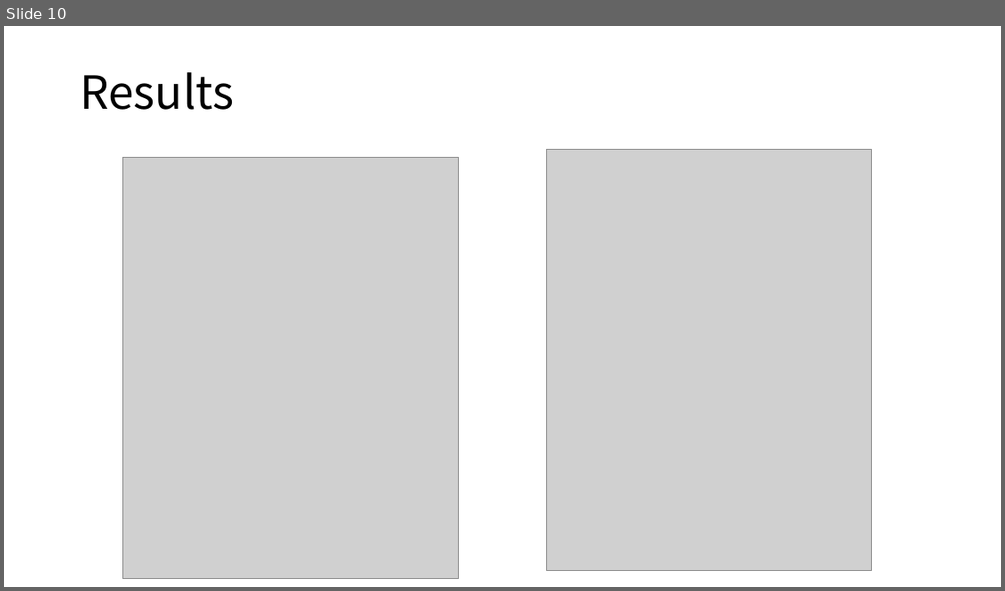
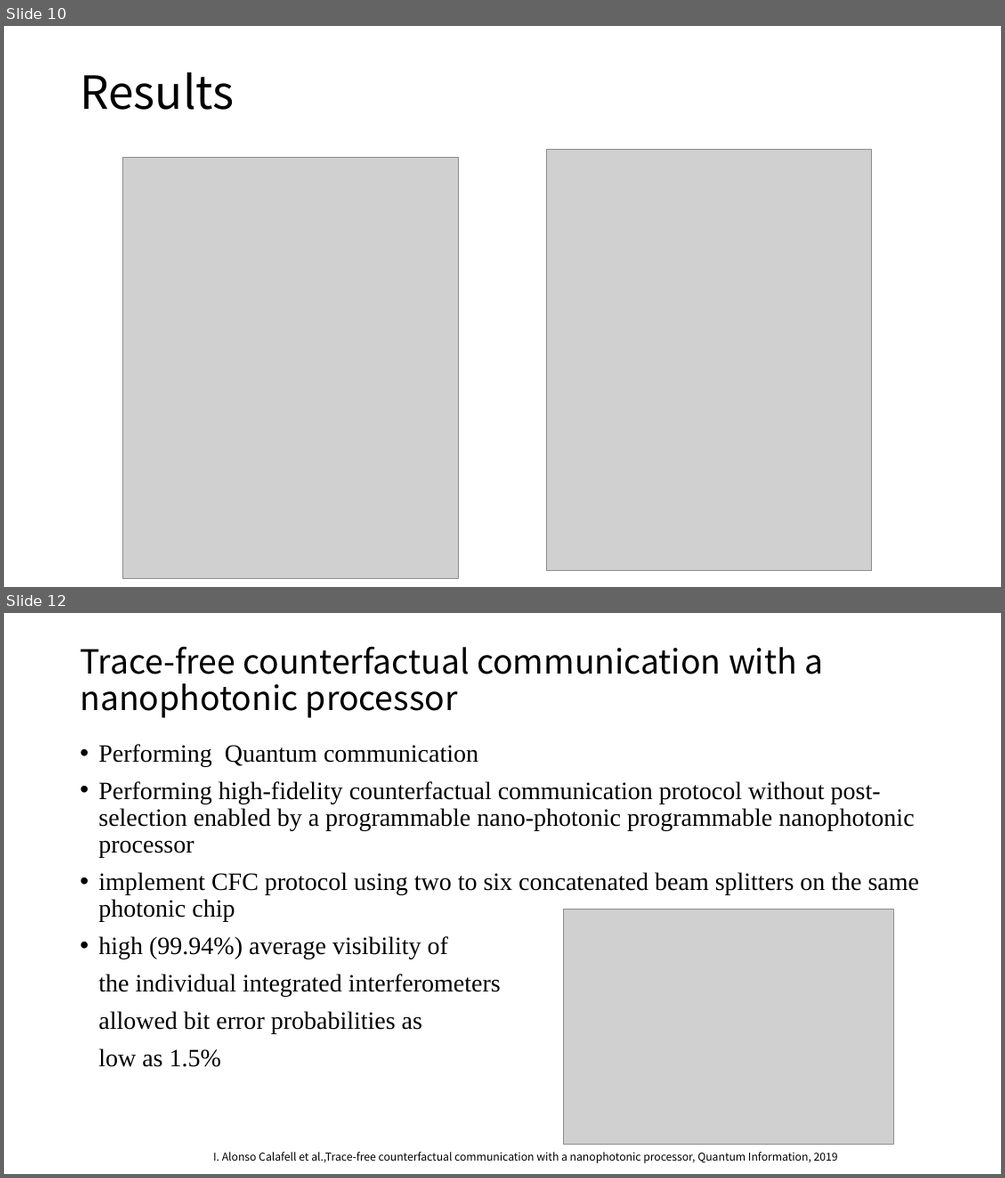
Before and after one commit to lucaschang95/DiscussionWithLin, a slide deck: 20190918 - 光芯片深度学习调研.pptx. Shown one above the other, each under a label of ours: slide 10 before the commit, slides 10 and 12 after it; the slides between them are not shown. The pictures are 1005x591 and 1005x1178 pixels, drawn with LibreOffice and Linux fonts; fonts in the diff are those of the drawing; grey boxes stand for pictures. Boxes give left, top, right and bottom in pixels: in the first picture for what was removed or moved away, otherwise in the second. Text is boxed around its words. In the diff, an @@ line names an element or a change of style, - is before the commit and + after.

```diff
--- a/20190918 - 光芯片深度学习调研.pptx
+++ b/20190918 - 光芯片深度学习调研.pptx
@@ slide 12 added at <box>4,613,1001,1174</box>, background #FFFFFF @@
@@ title added at <box>80,647,823,718</box>, 32 pt, text #000000 @@
+Trace-free counterfactual communication with a nanophotonic processor
@@ text added at <box>98,744,919,1067</box>, 24 pt, text #000000 @@
+• Performing Quantum communication
+• Performing high-fidelity counterfactual communication protocol without post-selection enabled by a programmable nano-photonic programmable nanophotonic processor
+• implement CFC protocol using two to six concatenated beam splitters on the same photonic chip
+• high (99.94%) average visibility of
+the individual integrated interferometers
+allowed bit error probabilities as
+low as 1.5%
@@ picture added at <box>564,909,894,1144</box> @@
@@ text added at <box>213,1151,838,1163</box>, 10.5 pt, text #000000 @@
+I. Alonso Calafell et al.,Trace-free counterfactual communication with a nanophotonic processor, Quantum Information, 2019
```
Also in this commit, not shown: 9 slides changed.
